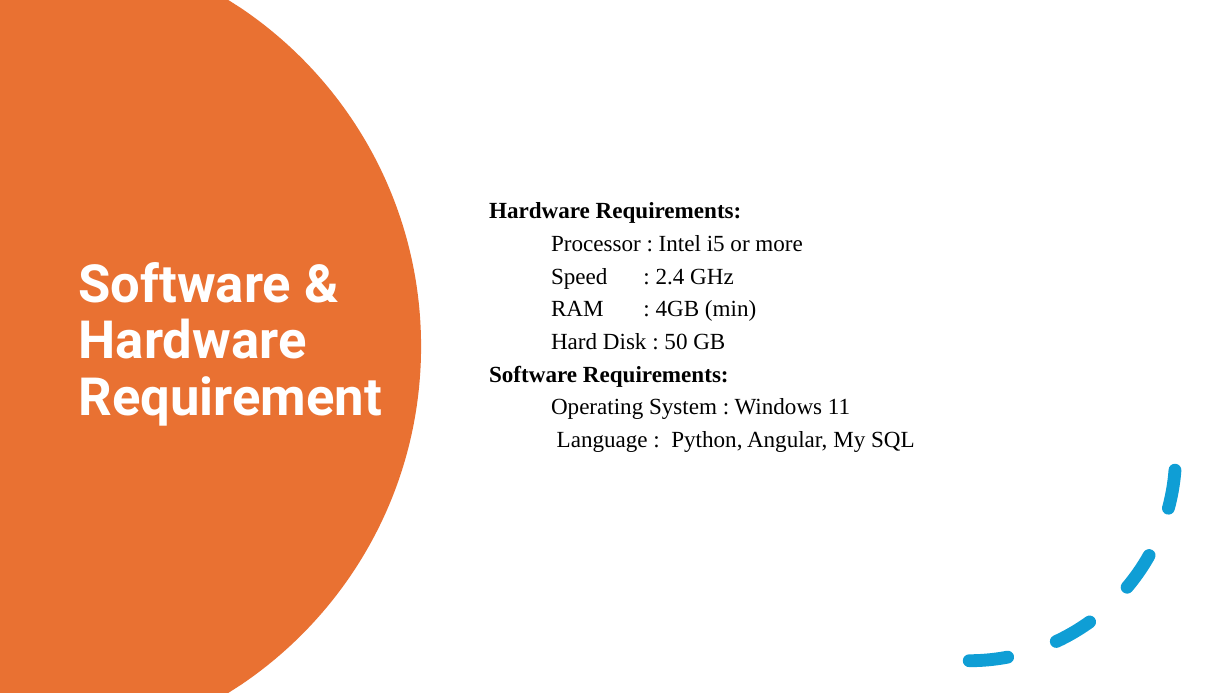
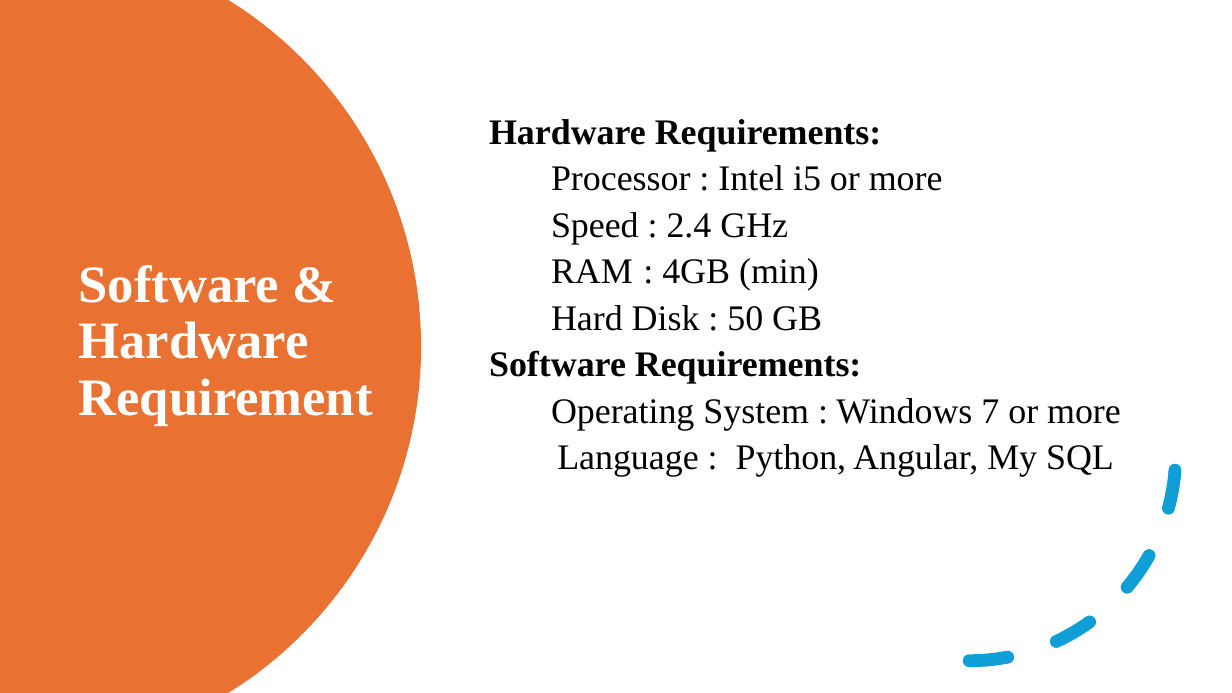
Before and after one commit to sanketbodakhe68/finel-year-projet, a slide deck: slide 10 of PPT/finel ppt.pptx. Drawn at 1232x693 pixels with LibreOffice and Linux fonts; fonts in the diff are those of the drawing. Boxes give left, top, right and bottom in pixels: in the first picture for what was removed or moved away, otherwise in the second. Text is boxed around its words. In the diff, an @@ line names an element or a change of style, - is before the commit and + after.

```diff
--- a/PPT/finel ppt.pptx
+++ b/PPT/finel ppt.pptx
@@ title "Software & Hardware Requirement" at box(79, 265, 373, 426): font Roboto to Times New Roman @@
@@ text at box(489, 119, 1114, 477): size 18 to 28 pt in "Hardware Requirements:", "Processor : Intel i5 or more", "Speed : 2.4 GHz", "RAM : 4GB (min)" and 3 more places; alignment left to justified @@
@@ text at box(551, 398, 1121, 430): text changed; size 18 to 28 pt @@
-Operating System : Windows 11
+Operating System : Windows 7 or more
```
Also in this commit, not shown: 8 other slides changed.
